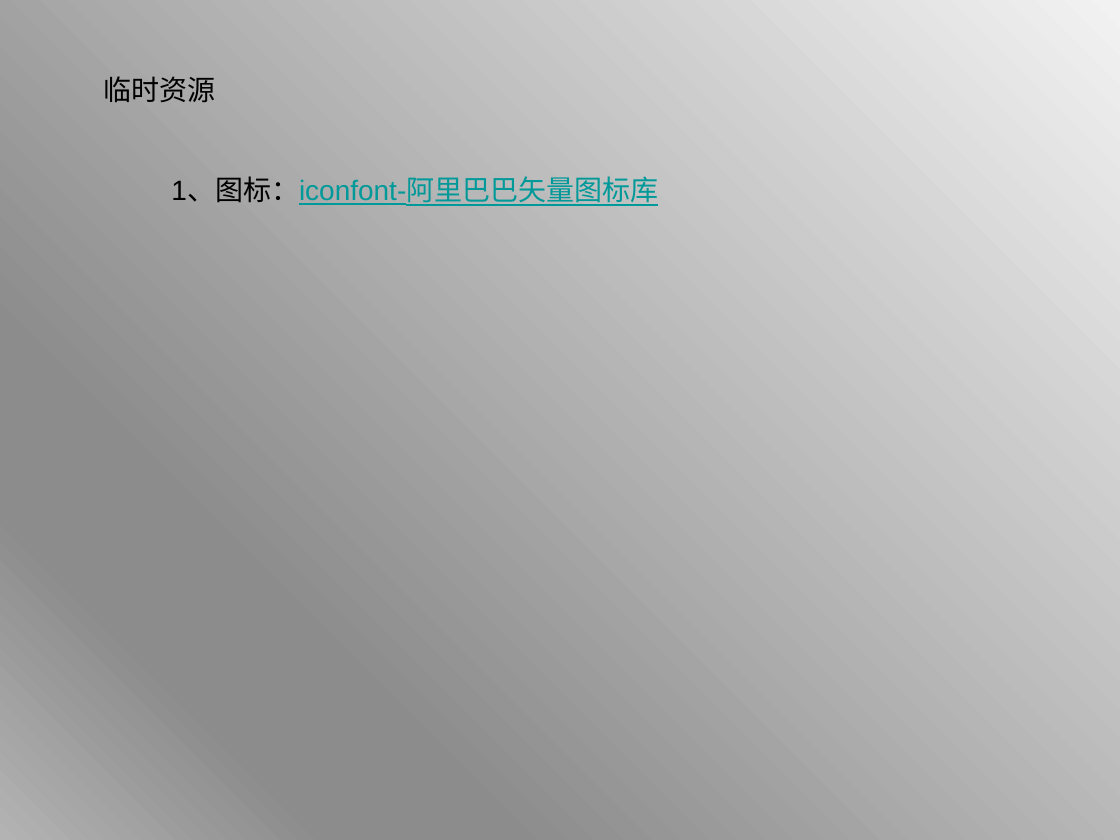
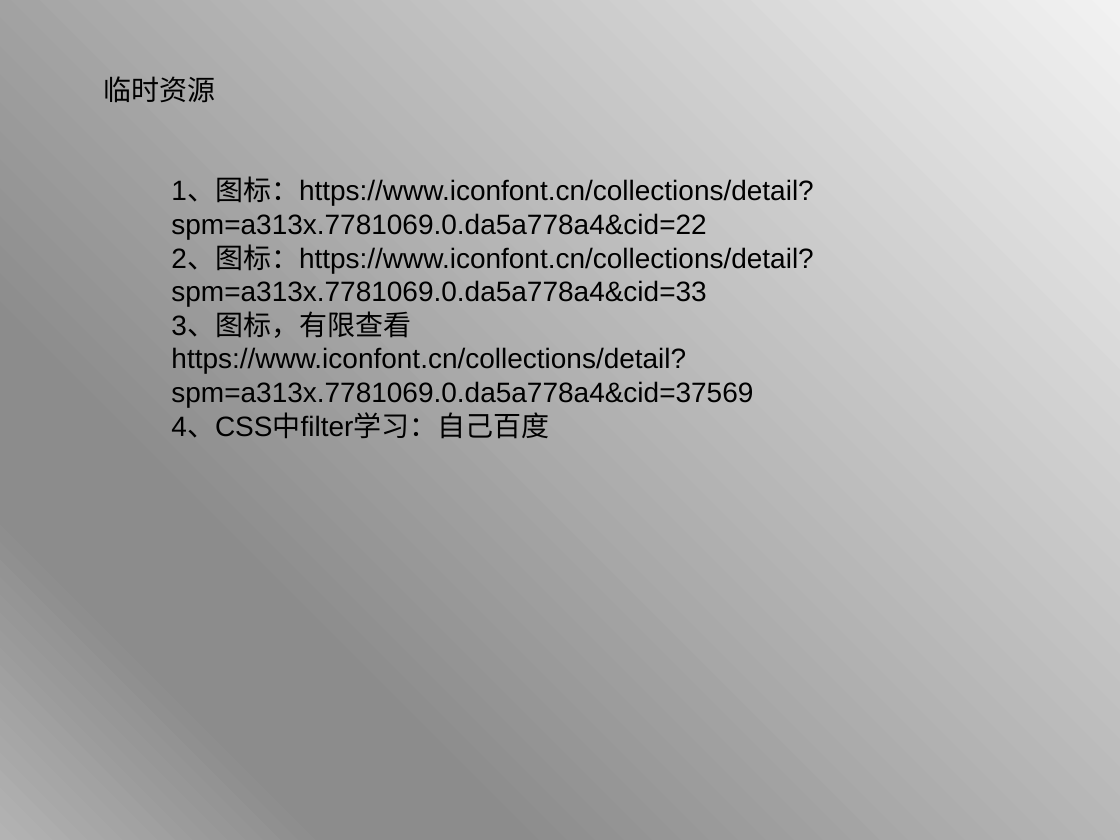
Before and after one commit to xiaonanbo1998/notes, a slide deck: slide 5 of XMind/listener.pptx. Drawn at 1120x840 pixels with LibreOffice and Linux fonts; fonts in the diff are those of the drawing. Boxes give left, top, right and bottom in pixels: in the first picture for what was removed or moved away, otherwise in the second. Text is boxed around its words. In the diff, an @@ line names an element or a change of style, - is before the commit and + after.

```diff
--- a/XMind/listener.pptx
+++ b/XMind/listener.pptx
@@ text at bbox=[171, 179, 813, 438]: text changed; text colour #009999 to #000000 @@
-1、图标：iconfont-阿里巴巴矢量图标库
+1、图标：https://www.iconfont.cn/collections/detail?spm=a313x.7781069.0.da5a778a4&cid=22
+2、图标：https://www.iconfont.cn/collections/detail?spm=a313x.7781069.0.da5a778a4&cid=33
+3、图标，有限查看
+https://www.iconfont.cn/collections/detail?spm=a313x.7781069.0.da5a778a4&cid=37569
+4、CSS中filter学习：自己百度
```
Also in this commit, not shown: 1 slide added, 29 other files.
